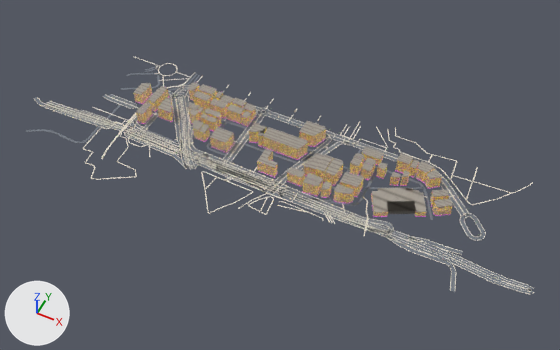
The glTF model public/models/urban-south-stage6.glb: old version first, new version second.
Camera for both pictures: a camera (50 mm lens) standing at (693.0, -1668.0, 1639.0) and looking at (32.0, -346.0, -12.0). The lights are fixed; the arrows at lower left show +X, +Y and +Z. The older version comes first.

In view in the first picture: 'urban-hotel-2438-S438', 'urban-hotel-2475-S475', 'urban-hotel-713-S037', 'urban-hotel-724-S004', 'urban-prop-south-lamp-glow', 'urban-street-south-promenades', 'urban-street-south-roads', 'urban-street-south-sidewalks' and 52 more.
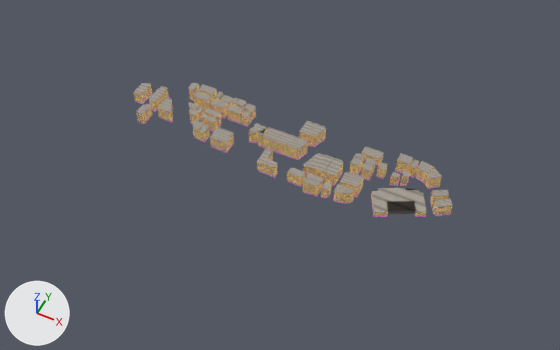
Edits to the bpy script that builds the scene:
```text
Remove ob_urban_prop_south_lamp_glow:
    ob_urban_prop_south_lamp_glow = bpy.data.objects.new('urban-prop-south-lamp-glow', me_urban_prop_south_lamp_glow)
    ob_urban_prop_south_lamp_glow.location = (0.0, 0.0, 0.0)
Remove ob_urban_street_south_promenades:
    ob_urban_street_south_promenades = bpy.data.objects.new('urban-street-south-promenades', me_urban_street_south_promenades)
    ob_urban_street_south_promenades.location = (0.0, 0.0, 0.0)
Remove ob_urban_street_south_roads:
    ob_urban_street_south_roads = bpy.data.objects.new('urban-street-south-roads', me_urban_street_south_roads)
    ob_urban_street_south_roads.location = (0.0, 0.0, 0.0)
Remove ob_urban_street_south_sidewalks:
    ob_urban_street_south_sidewalks = bpy.data.objects.new('urban-street-south-sidewalks', me_urban_street_south_sidewalks)
    ob_urban_street_south_sidewalks.location = (0.0, 0.0, 0.0)
```

Pixel boxes [x1, y1, x2, y2] of what changed, in the pictures (560 x 350 px):
'urban-street-south-roads', deleted
    before: [26, 67, 534, 294]
'urban-street-south-sidewalks', deleted
    before: [34, 85, 534, 294]
'urban-street-south-promenades', deleted
    before: [82, 56, 533, 236]
'urban-prop-south-lamp-glow', deleted
    before: [40, 87, 459, 209]
